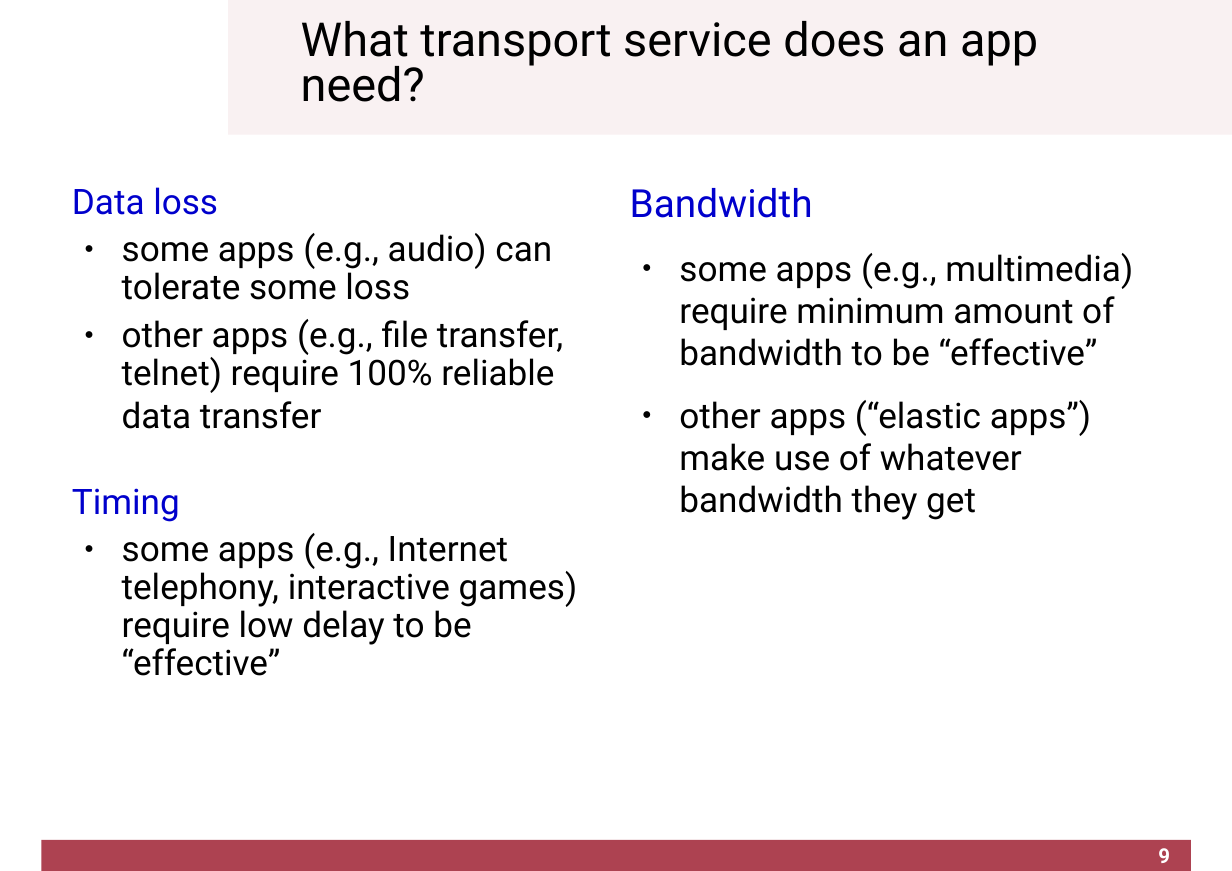
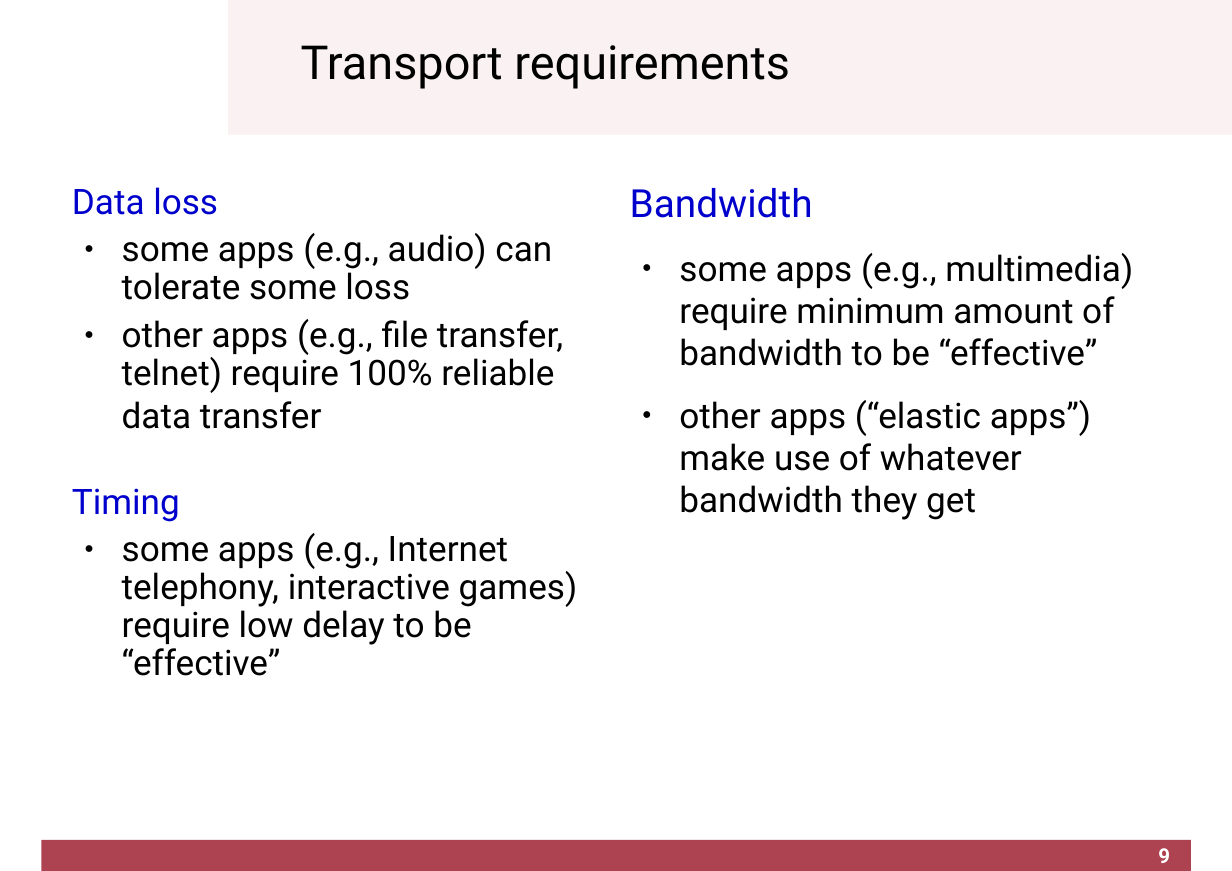
Before and after one commit to cletomartin/redes1, a slide deck: slide 9 of slides/application.odp. Drawn at 1232x871 pixels with LibreOffice and Linux fonts; fonts in the diff are those of the drawing; background and template pictures are left out. Boxes give left, top, right and bottom in pixels: in the first picture for what was removed or moved away, otherwise in the second. Text is boxed around its words. In the diff, an @@ line names an element or a change of style, - is before the commit and + after.

```diff
--- a/slides/application.odp
+++ b/slides/application.odp
@@ title at (301,45,790,89): text changed @@
-What transport service does an app need?
+Transport requirements
```
Also in this commit, not shown: 11 other slides changed, 4 slides added, 2 other files.
